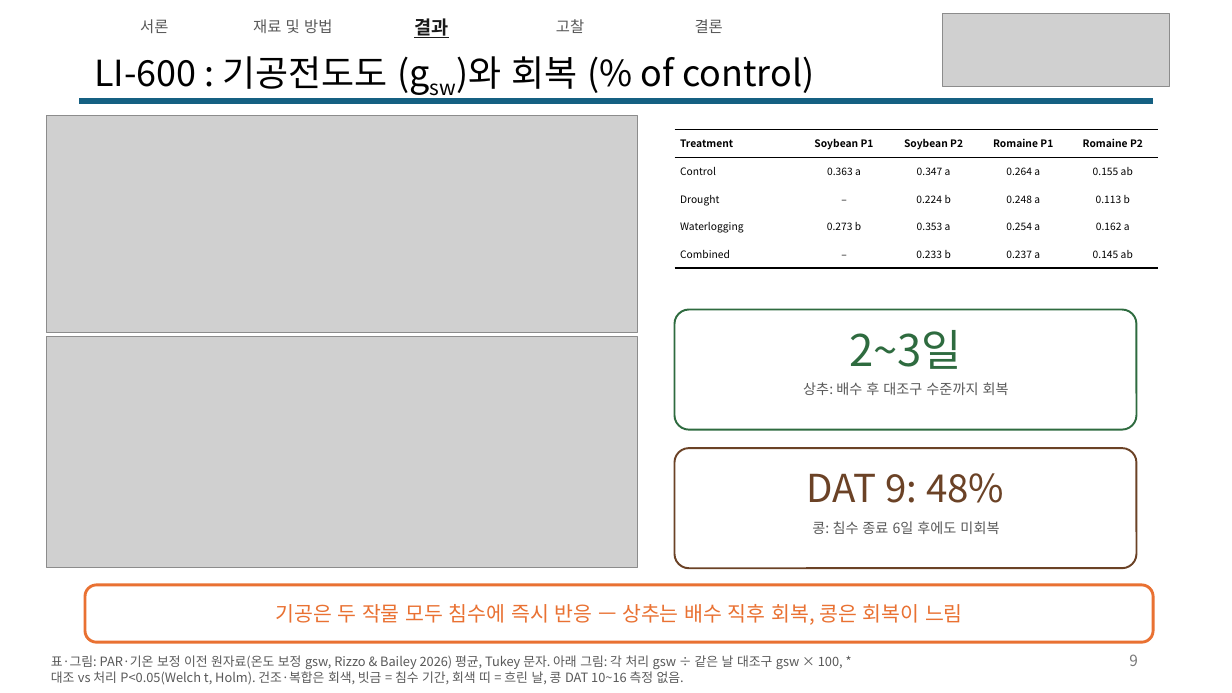
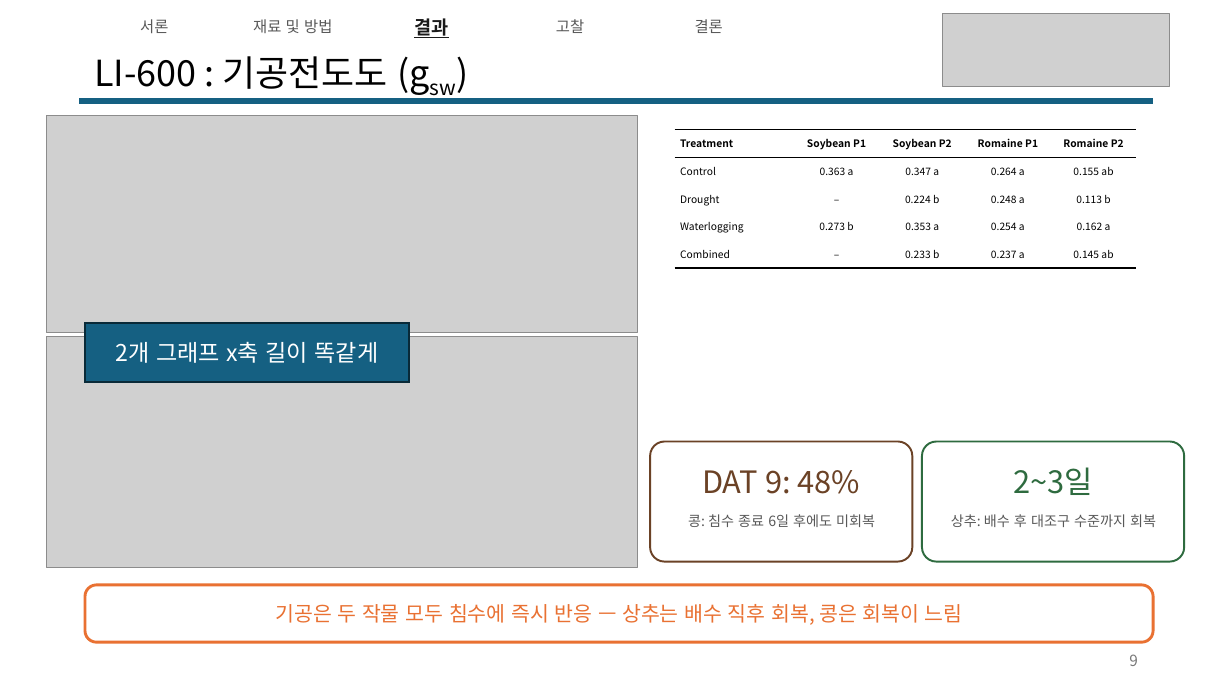
Before and after one commit to YunJM20/-, a slide deck: slide 9 of 구두발표_콩vs로메인상추_v8.pptx. Drawn at 1232x693 pixels with LibreOffice and Linux fonts; fonts in the diff are those of the drawing; grey boxes stand for pictures. Boxes give left, top, right and bottom in pixels: in the first picture for what was removed or moved away, otherwise in the second. Text is boxed around its words. In the diff, an @@ line names an element or a change of style, - is before the commit and + after.

```diff
--- a/구두발표_콩vs로메인상추_v8.pptx
+++ b/구두발표_콩vs로메인상추_v8.pptx
@@ title at bbox=[94, 56, 387, 89]: text changed @@
-LI-600 : 기공전도도 (gsw)와 회복 (% of control)
+LI-600 : 기공전도도 (gsw)
@@ table: place and size @@
-table at bbox=[675, 129, 1158, 268]
+table at bbox=[675, 129, 1138, 268]
@@ rectangle added at bbox=[85, 323, 409, 383], fill #156082, outline #092A39 1.5 pt, 18 pt, text #FFFFFF @@
+2개 그래프 x축 길이 똑같게
@@ rounded rectangle: place and size @@
-rounded rectangle at bbox=[675, 448, 1137, 568]
+rounded rectangle at bbox=[651, 442, 913, 562]
@@ text "DAT 9: 48%": place and size @@
-text "DAT 9: 48%" at bbox=[807, 473, 1004, 503]
+text "DAT 9: 48%" at bbox=[702, 470, 861, 494]
@@ text "DAT 9: 48%" at bbox=[702, 470, 861, 494]: size 30 to 24 pt @@
@@ rounded rectangle: place and size @@
-rounded rectangle at bbox=[675, 310, 1137, 430]
+rounded rectangle at bbox=[922, 442, 1185, 562]
@@ text "2~3일": place and size @@
-text "2~3일" at bbox=[849, 330, 962, 369]
+text "2~3일" at bbox=[1013, 467, 1093, 495]
@@ text "2~3일" at bbox=[1013, 467, 1093, 495]: size 34 to 24 pt @@
@@ text "콩: 침수 종료 6일 후에도 ...": place and size @@
-text "콩: 침수 종료 6일 후에도 ..." at bbox=[812, 521, 999, 534]
+text "콩: 침수 종료 6일 후에도 ..." at bbox=[688, 514, 875, 527]
@@ text "상추: 배수 후 대조구 수준까지 ...": place and size @@
-text "상추: 배수 후 대조구 수준까지 ..." at bbox=[803, 382, 1009, 395]
+text "상추: 배수 후 대조구 수준까지 ..." at bbox=[951, 514, 1156, 527]
@@ text removed at bbox=[51, 655, 843, 684] @@
-표·그림: PAR·기온 보정 이전 원자료(온도 보정 gsw, Rizzo & Bailey 2026) 평균, Tukey 문자. 아래 그림: 각 처리 gsw ÷ 같은 날 대조구 gsw × 100, * 대조 vs 처리 P<0.05(Welch t, Holm). 건조·복합은 회색, 빗금 = 침수 기간, 회색 띠 = 흐린 날, 콩 DAT 10~16 측정 없음.
```
Also in this commit, not shown: 14 other slides changed.
